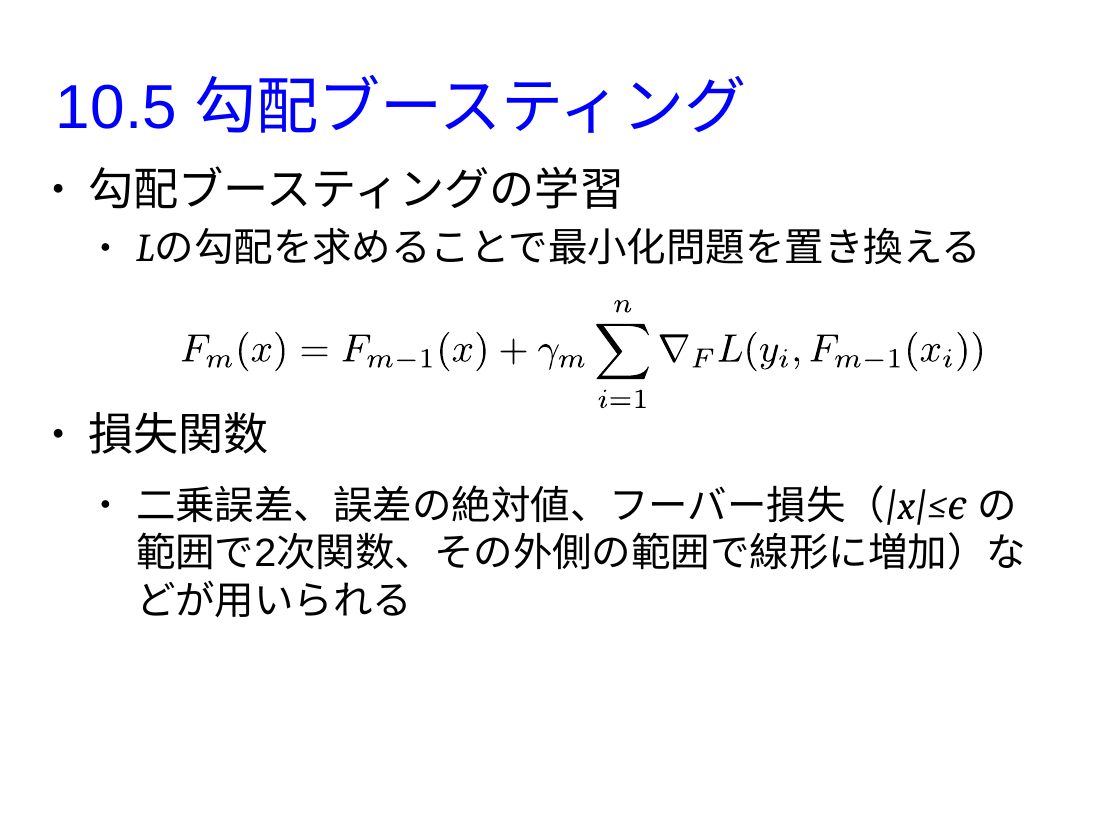
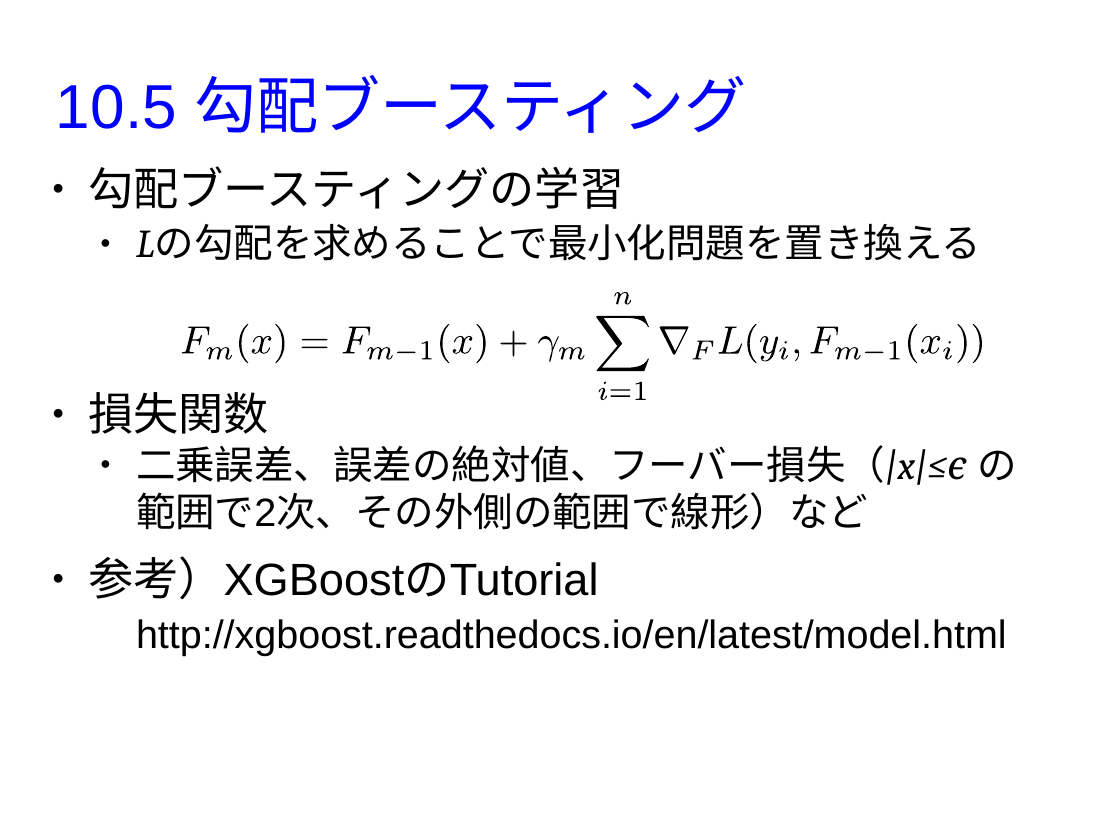
Before and after one commit to MasahiroAraki/MachineLearning, a slide deck: slide 15 of slides/chap10.odp. Drawn at 1120x840 pixels with LibreOffice and Linux fonts; fonts in the diff are those of the drawing. Boxes give left, top, right and bottom in pixels: in the first picture for what was removed or moved away, otherwise in the second. Text is boxed around its words. In the diff, an @@ line names an element or a change of style, - is before the commit and + after.

```diff
--- a/slides/chap10.odp
+++ b/slides/chap10.odp
@@ text at (88,166,625,434): less space between paragraphs @@
@@ 35 freeform shapes: place and size @@
-35 freeform shapes at (182,300,982,405)
+35 freeform shapes at (182,292,982,396)
@@ freeform shape: place and size @@
-freeform shape at (599,389,607,408)
+freeform shape at (599,382,607,400)
@@ freeform shape: place and size @@
-freeform shape at (636,389,646,408)
+freeform shape at (636,382,646,400)
@@ text at (88,445,1018,656): text changed @@
-  ● 二乗誤差、誤差の絶対値、フーバー損失（|x|≤ϵ の範囲で2次関数、その外側の範囲で線形に増加）などが用いられる
+  ● 二乗誤差、誤差の絶対値、フーバー損失（|x|≤ϵ の範囲で2次、その外側の範囲で線形）など
+● 参考）XGBoostのTutorial
+  http://xgboost.readthedocs.io/en/latest/model.html
```
Also in this commit, not shown: 11 other slides changed, 3 other files.
